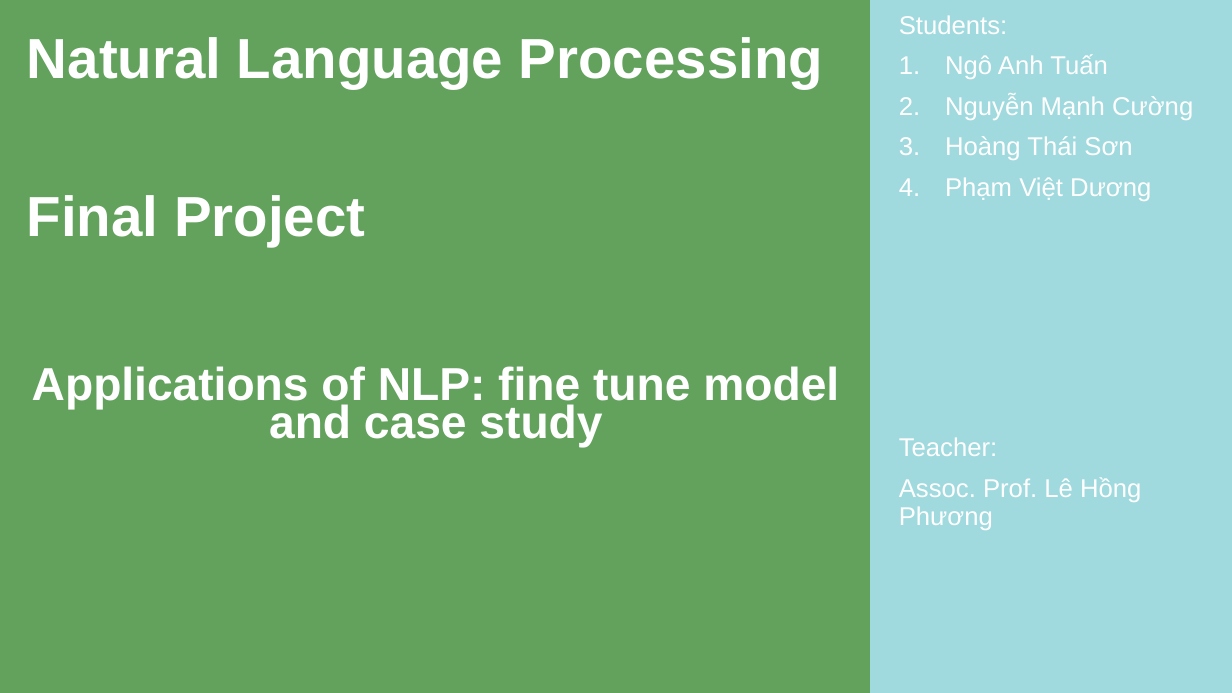
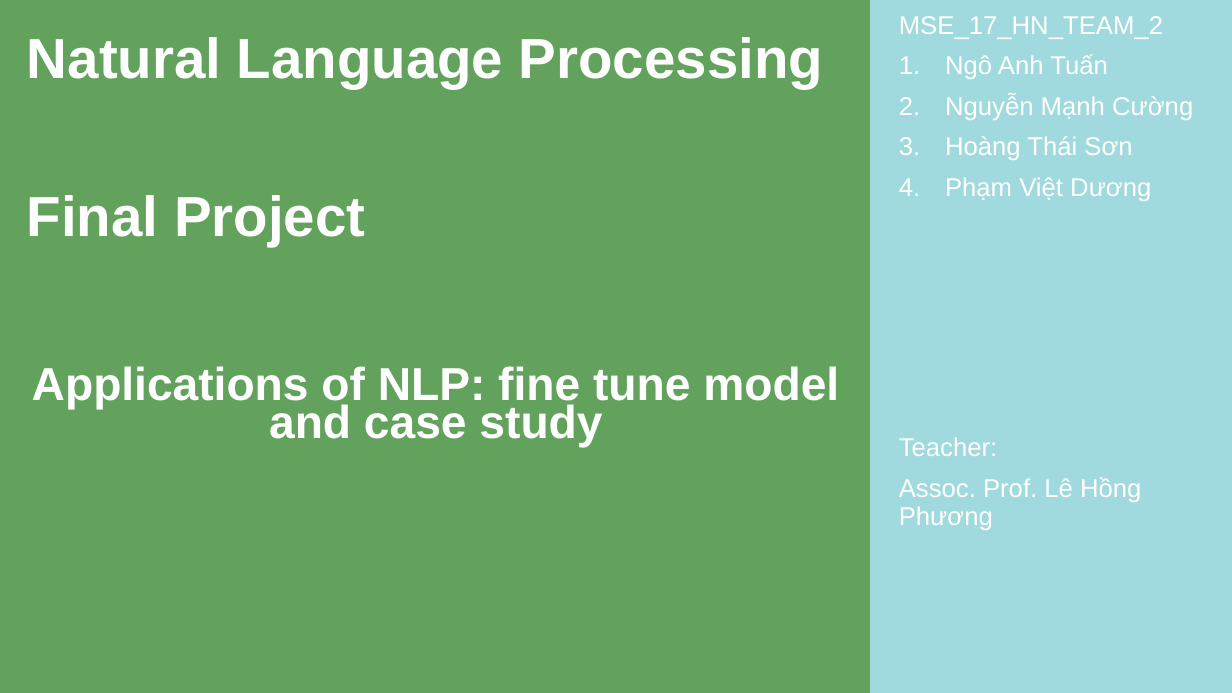
Before and after one commit to ngotuan12/nlp_final_project, a slide deck: slide 1 of Natural Language Processing.pptx. Drawn at 1232x693 pixels with LibreOffice and Linux fonts; fonts in the diff are those of the drawing. Boxes give left, top, right and bottom in pixels: in the first picture for what was removed or moved away, otherwise in the second. Text is boxed around its words. In the diff, an @@ line names an element or a change of style, - is before the commit and + after.

```diff
--- a/Natural Language Processing.pptx
+++ b/Natural Language Processing.pptx
@@ subtitle at [899,16,1163,39]: text changed @@
-Students:
+MSE_17_HN_TEAM_2
```
Also in this commit, not shown: 2 other slides changed.
